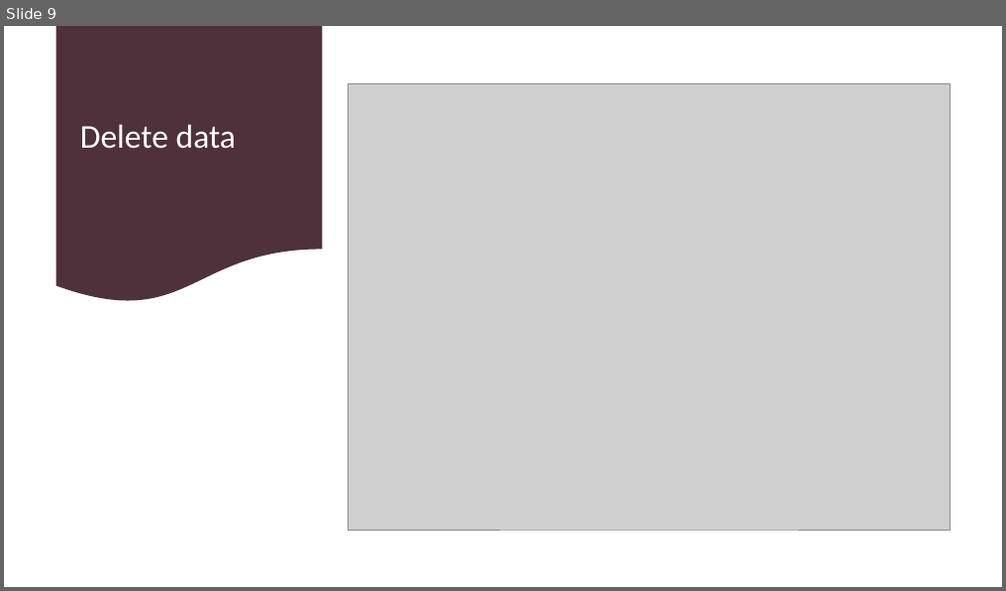
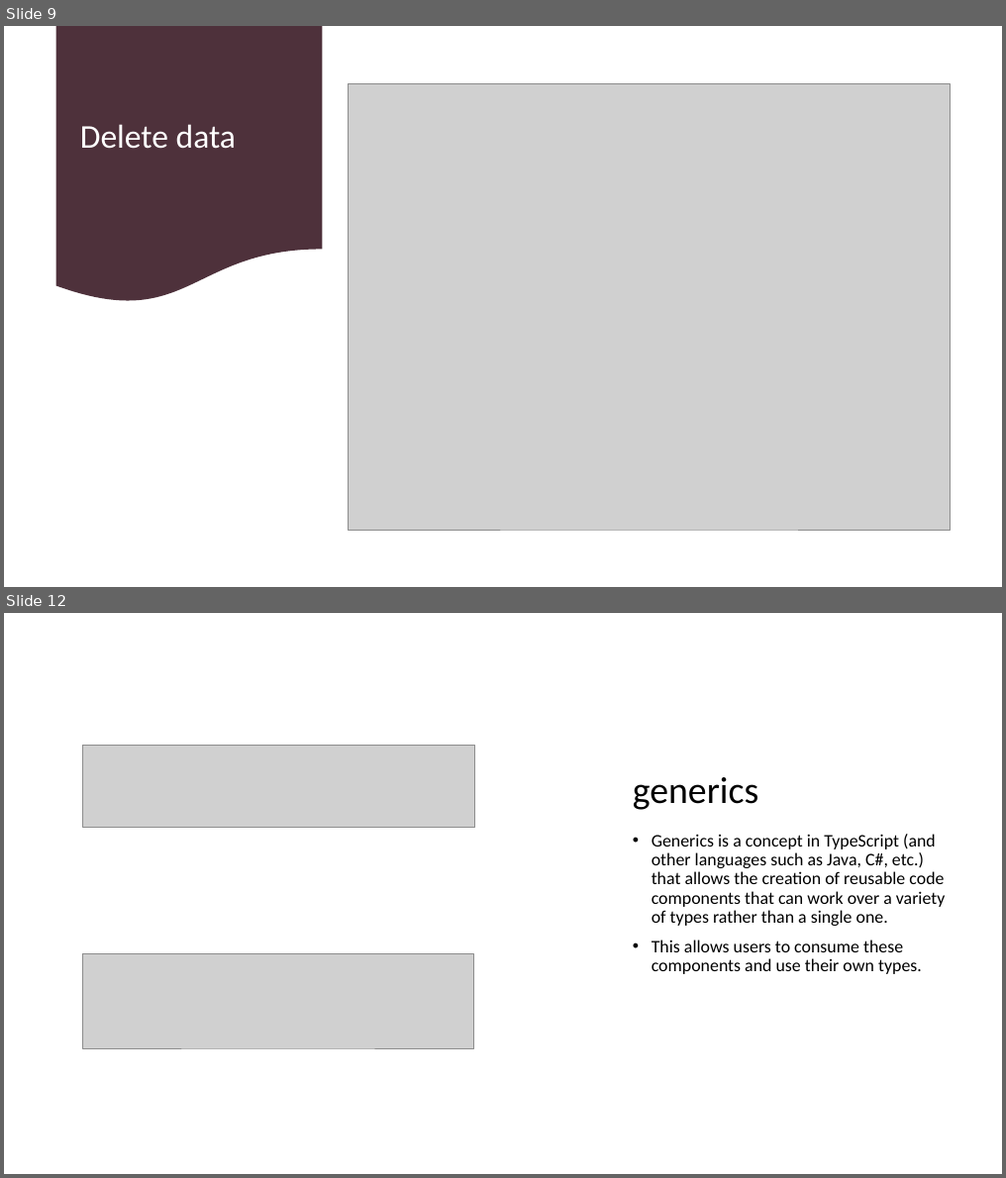
Before and after one commit to 1shaked/full-stack, a slide deck: 22ass/supabase project.pptx. Shown one above the other, each under a label of ours: slide 9 before the commit, slides 9 and 12 after it; the slides between them are not shown. The pictures are 1006x591 and 1006x1178 pixels, drawn with LibreOffice and Linux fonts; fonts in the diff are those of the drawing; grey boxes stand for pictures. Boxes give left, top, right and bottom in pixels: in the first picture for what was removed or moved away, otherwise in the second. Text is boxed around its words. In the diff, an @@ line names an element or a change of style, - is before the commit and + after.

```diff
--- a/22ass/supabase project.pptx
+++ b/22ass/supabase project.pptx
@@ slide 12 added at <box>4,613,1002,1174</box>, background #FFFFFF @@
@@ freeform shape added at <box>520,613,727,1174</box>, fill #FFFFFF at 50% opacity @@
@@ freeform shape added at <box>539,613,745,1174</box>, fill #FFFFFF at 50% opacity @@
@@ freeform shape added at <box>555,613,1002,1174</box>, fill #FFFFFF at 30% opacity @@
@@ picture added at <box>83,745,475,827</box> @@
@@ title added at <box>633,777,758,810</box>, 36 pt, text #000000 @@
+generics
@@ text added at <box>651,834,945,974</box>, 17 pt, text #000000 @@
+• Generics is a concept in TypeScript (and other languages such as Java, C#, etc.) that allows the creation of reusable code components that can work over a variety of types rather than a single one.
+• This allows users to consume these components and use their own types.
@@ picture added at <box>82,955,475,1049</box> @@
```
Also in this commit, not shown: 4 other slides added, 1 slide removed, 16 other files.
